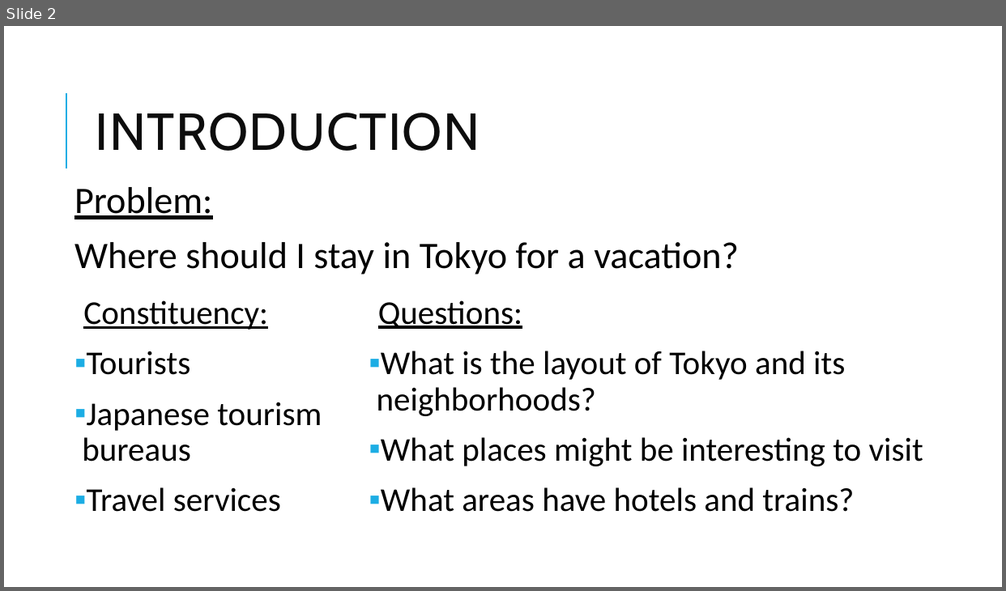
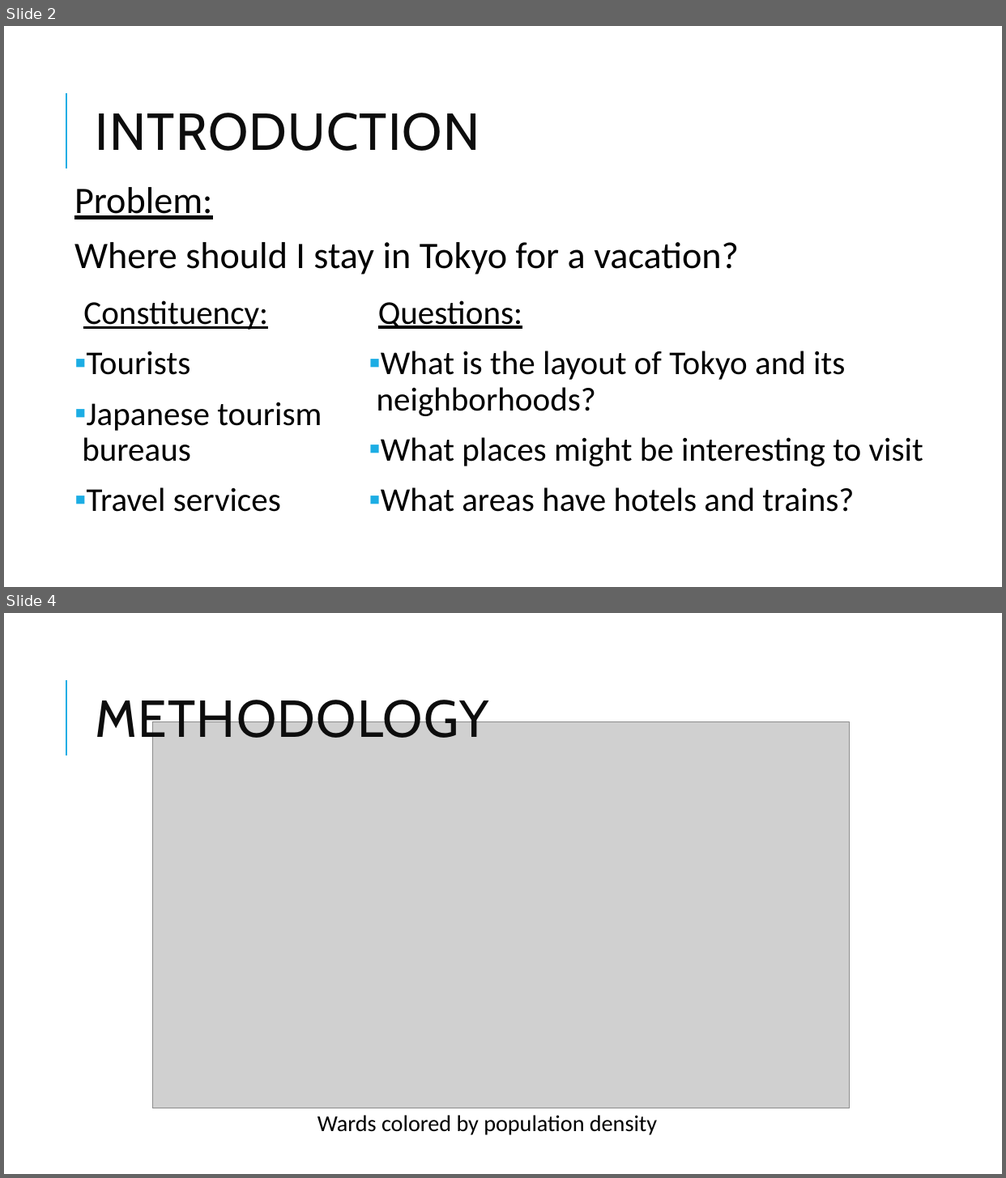
Before and after one commit to zarnajin/AppliedDataScienceCapstone, a slide deck: CapstonePresentation-Tokyo.pptx. Shown one above the other, each under a label of ours: slide 2 before the commit, slides 2 and 4 after it; the slides between them are not shown. The pictures are 1006x591 and 1006x1178 pixels, drawn with LibreOffice and Linux fonts; fonts in the diff are those of the drawing; grey boxes stand for pictures. Boxes give left, top, right and bottom in pixels: in the first picture for what was removed or moved away, otherwise in the second. Text is boxed around its words. In the diff, an @@ line names an element or a change of style, - is before the commit and + after.

```diff
--- a/CapstonePresentation-Tokyo.pptx
+++ b/CapstonePresentation-Tokyo.pptx
@@ slide 4 added at (4, 613, 1002, 1174), background #FFFFFF; not listed: 1 template element that a slide beside it also shows @@
@@ title added at (96, 692, 489, 748), 50 pt, text #0D0D0D @@
+METHODOLOGY
@@ picture added at (152, 722, 849, 1109) @@
@@ text added at (317, 1115, 657, 1135), 22 pt, text #000000 @@
+  Wards colored by population density
```
Also in this commit, not shown: 1 slide changed, 12 other slides added, 1 slide removed, 1 other file.
